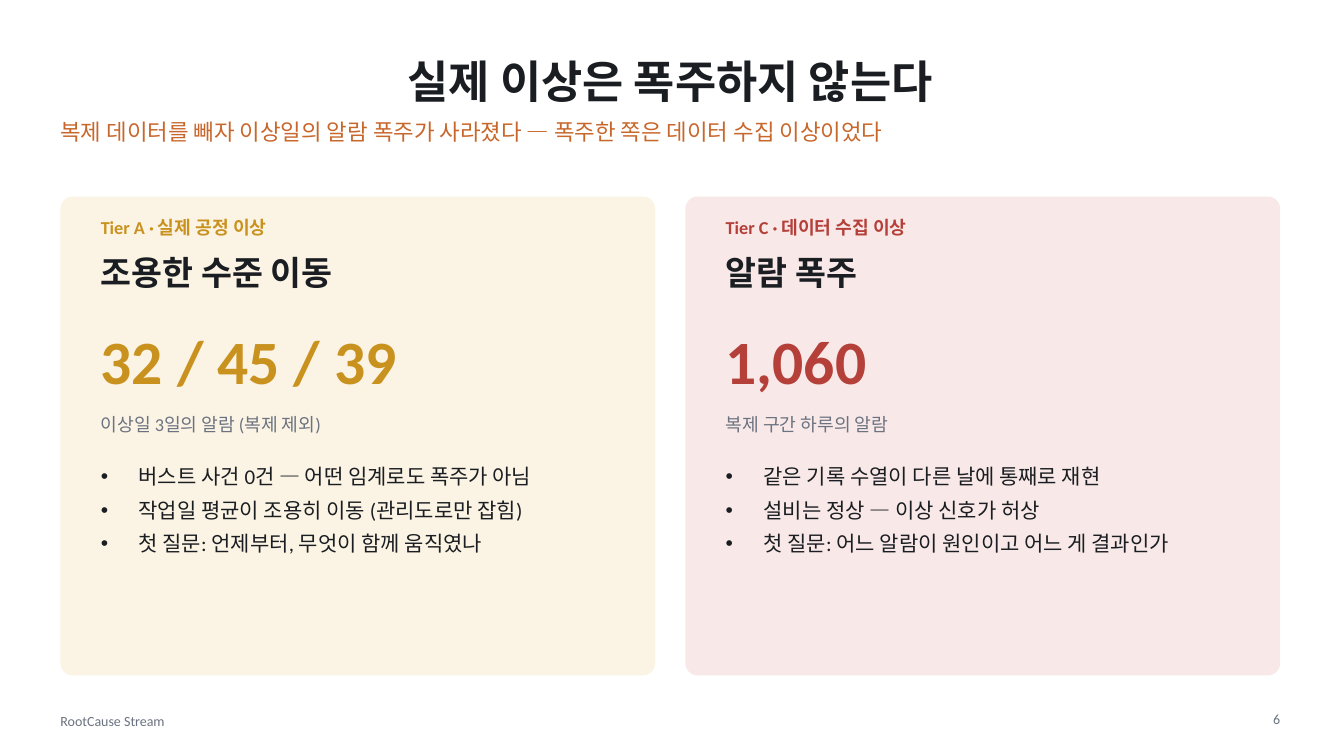
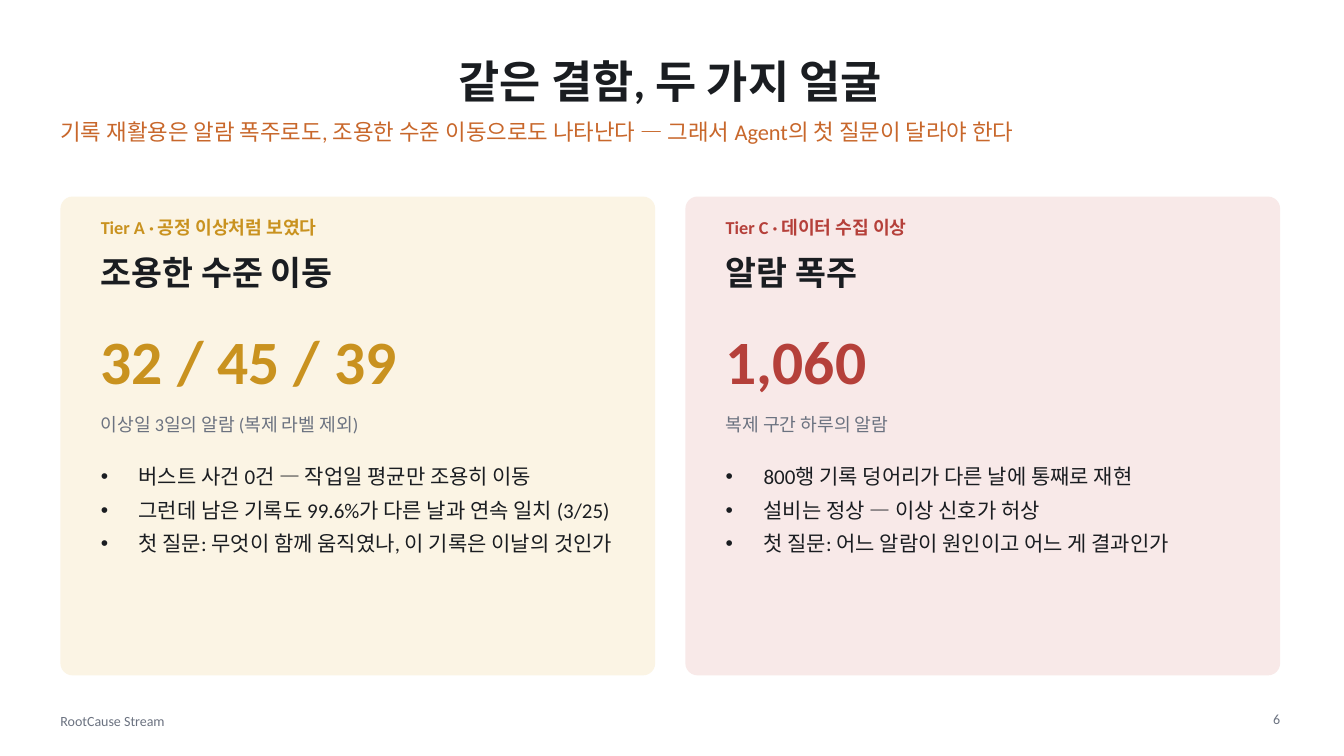
Before and after one commit to dlwogud/rootcause-stream, a slide deck: slide 6 of deck/RootCause_Stream_발표자료.pptx. Drawn at 1344x756 pixels with LibreOffice and Linux fonts; fonts in the diff are those of the drawing. Boxes give left, top, right and bottom in pixels: in the first picture for what was removed or moved away, otherwise in the second. Text is boxed around its words. In the diff, an @@ line names an element or a change of style, - is before the commit and + after.

```diff
--- a/deck/RootCause_Stream_발표자료.pptx
+++ b/deck/RootCause_Stream_발표자료.pptx
@@ title at bbox=[458, 60, 881, 104]: text changed @@
-실제 이상은 폭주하지 않는다
+같은 결함, 두 가지 얼굴
@@ text at bbox=[60, 121, 1013, 144]: text changed @@
-복제 데이터를 빼자 이상일의 알람 폭주가 사라졌다 — 폭주한 쪽은 데이터 수집 이상이었다
+기록 재활용은 알람 폭주로도, 조용한 수준 이동으로도 나타난다 — 그래서 Agent의 첫 질문이 달라야 한다
@@ text at bbox=[101, 218, 316, 236]: text changed @@
-Tier A · 실제 공정 이상
+Tier A · 공정 이상처럼 보였다
@@ text at bbox=[101, 416, 358, 434]: text changed @@
-이상일 3일의 알람 (복제 제외)
+이상일 3일의 알람 (복제 라벨 제외)
@@ text at bbox=[139, 466, 612, 554]: text changed @@
-• 버스트 사건 0건 — 어떤 임계로도 폭주가 아님
-• 작업일 평균이 조용히 이동 (관리도로만 잡힘)
-• 첫 질문: 언제부터, 무엇이 함께 움직였나
+• 버스트 사건 0건 — 작업일 평균만 조용히 이동
+• 그런데 남은 기록도 99.6%가 다른 날과 연속 일치 (3/25)
+• 첫 질문: 무엇이 함께 움직였나, 이 기록은 이날의 것인가
@@ text at bbox=[764, 466, 1133, 486]: text changed @@
-• 같은 기록 수열이 다른 날에 통째로 재현
+• 800행 기록 덩어리가 다른 날에 통째로 재현
```
Also in this commit, not shown: 8 other slides changed, 2 slides added, 1 slide removed, 14 other files.
